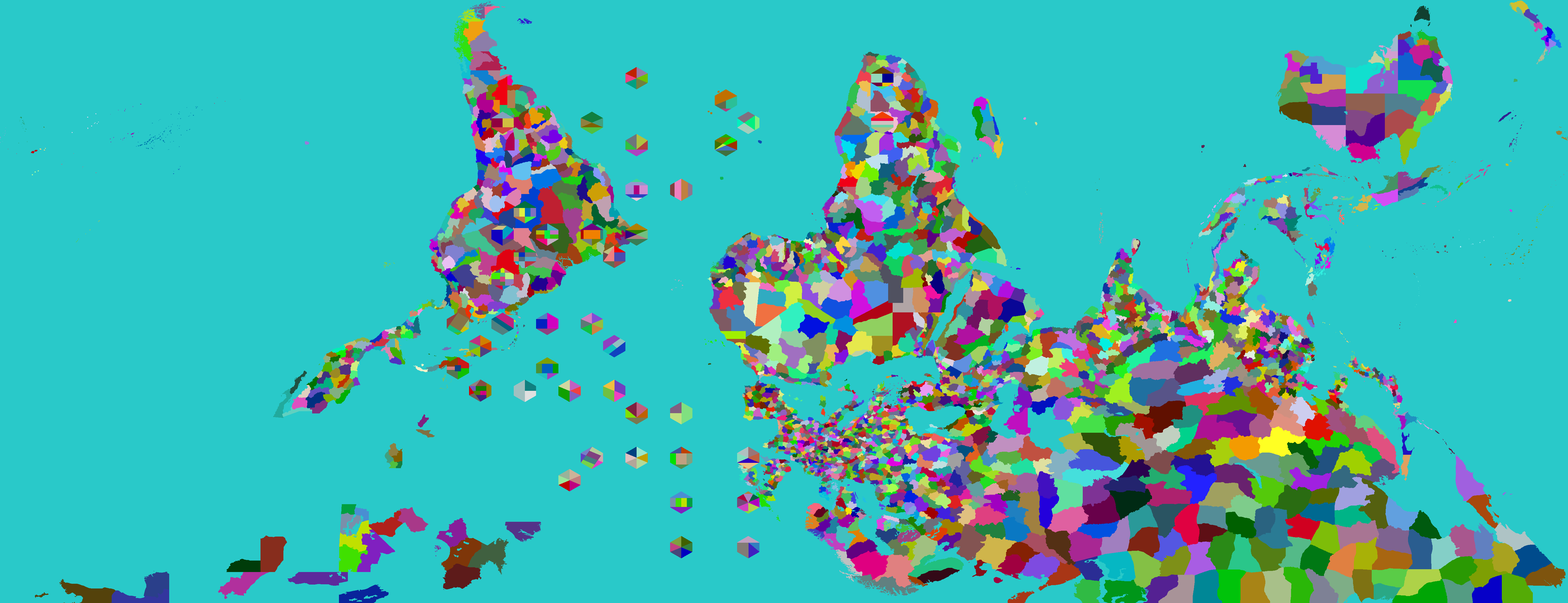
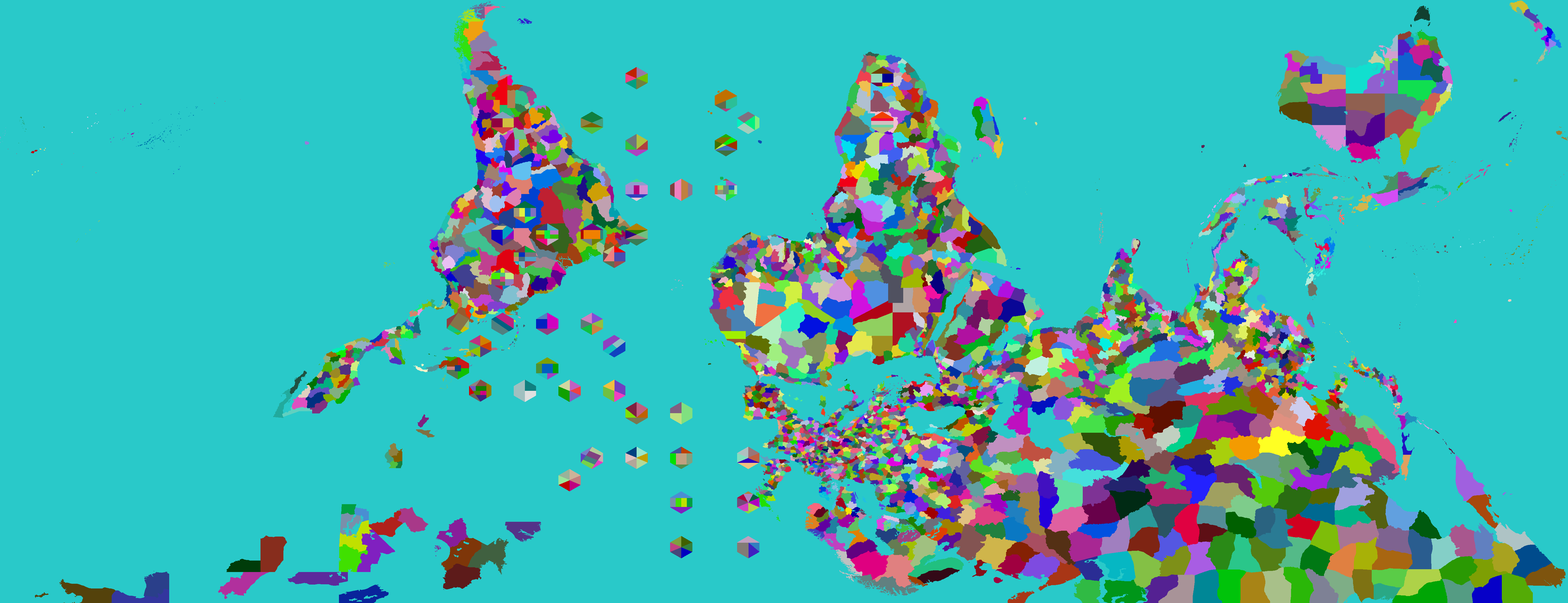
Before/after of a 1568×603 layered artwork. What changed in the layer stack:
painted on "Provinces" over [714, 178, 760, 487]
